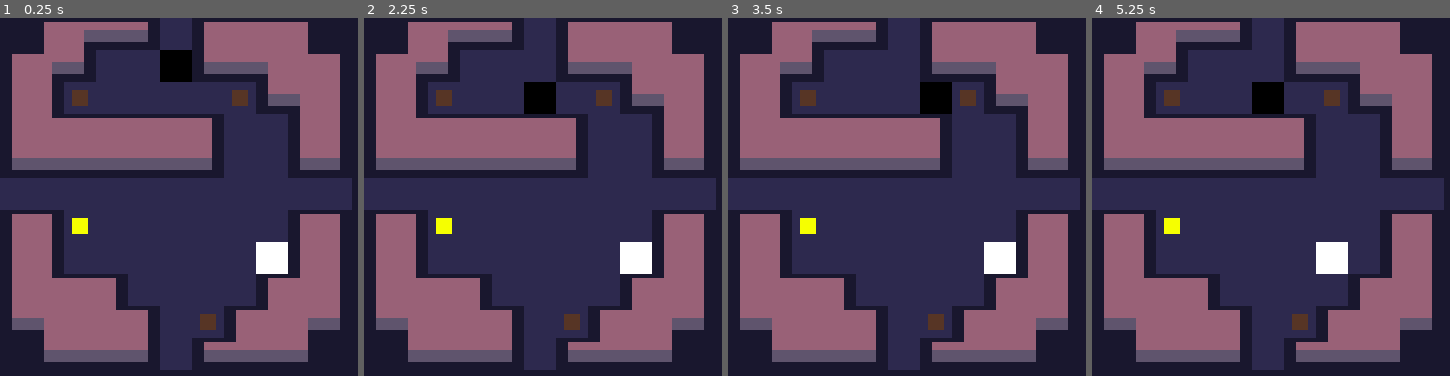
Above: before the commit, frames 1-4 (left to right).
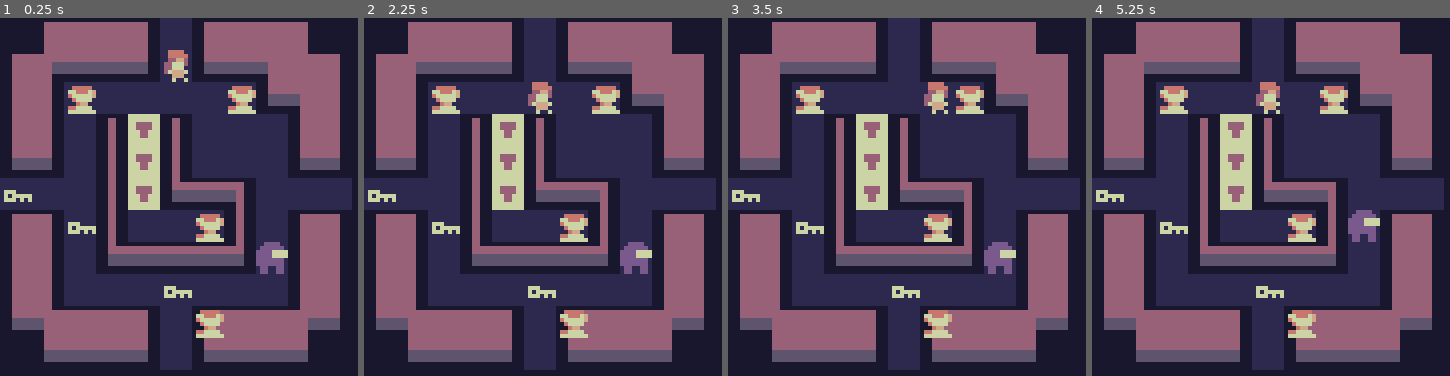
Above: after the commit, the same moments.

Repository: croobat/lacking-light
Game: Godot game, scene res://scenes/Main/SceneHandler.tscn
Same seed, same stepped clock (60 frames per second), same inputs: the game is played once before the commit and once after it.
Inputs:
- Up to frame 1 (0.25 s): no input
- Up to frame 2 (2.25 s): tap Enter at 0.5, 2 s; hold Right (ui_right) 0.53-1.28 s; tap Space at 1.25 s; hold Down (ui_down) 1.28-2.03 s; hold Right (ui_right) from 2.03 s (still down)
- Up to frame 3 (3.5 s): tap Space at 2.75 s; release Right (ui_right) at 2.78 s; hold Up (ui_up) from 2.78 s (still down)
- Up to frame 4 (5.25 s): tap Enter at 3.5 s; release Up (ui_up) at 3.53 s; hold Left (ui_left) 3.53-5.03 s; tap Space at 4.25 s; hold Down (ui_down) from 5.03 s (still down)

The runs differ from the first frame. In frame 1, 28% of the frame differs, in the area x 1-84%, y 3-91%; in frame 2, 28%; in frame 3, 28%; in frame 4, 28%.

Commit message:
Finished items pt.1

Diff:
--- a/source/scenes/Enemigos/Enemy.tscn
+++ b/source/scenes/Enemigos/Enemy.tscn
@@ -1,15 +1,17 @@
-[gd_scene load_steps=2 format=2]
+[gd_scene load_steps=4 format=2]
 
 [ext_resource path="res://scenes/Enemigos/Enemy.gd" type="Script" id=1]
+[ext_resource path="res://assets/spritesheet.png" type="Texture" id=2]
+
+[sub_resource type="AtlasTexture" id=1]
+atlas = ExtResource( 2 )
+region = Rect2( 16, 8, 8, 8 )
 
 [node name="Enemy" type="Area2D"]
 script = ExtResource( 1 )
 
+[node name="Sprite" type="Sprite" parent="."]
+position = Vector2( 4, 4 )
+texture = SubResource( 1 )
+
 [node name="CollisionShape2D" type="CollisionShape2D" parent="."]
-
-[node name="ColorRect" type="ColorRect" parent="."]
-margin_right = 8.0
-margin_bottom = 8.0
-__meta__ = {
-"_edit_use_anchors_": false
-}
--- /dev/null
+++ b/source/scenes/Items/Door.gd
@@ -0,0 +1,11 @@
+extends Area2D
+
+func _ready():
+	connect("area_entered",self,"_on_Door_area_entered")
+
+func _on_Door_area_entered(area):
+	if Data.player["Key"] > 0:
+		Data.player["Key"]-=1
+		self.queue_free()
+	else:
+		pass
--- /dev/null
+++ b/source/scenes/Items/Door.tscn
@@ -0,0 +1,19 @@
+[gd_scene load_steps=2 format=2]
+
+[sub_resource type="RectangleShape2D" id=1]
+extents = Vector2( 3, 4 )
+
+[node name="Door" type="Area2D"]
+
+[node name="ColorRect" type="ColorRect" parent="."]
+anchor_bottom = 2.0
+margin_right = 8.0
+margin_bottom = 4.0
+color = Color( 0.34902, 0.0470588, 0.0470588, 1 )
+__meta__ = {
+"_edit_use_anchors_": false
+}
+
+[node name="CollisionShape2D" type="CollisionShape2D" parent="."]
+position = Vector2( 4, 2 )
+shape = SubResource( 1 )
--- a/source/scenes/Items/Key.tscn
+++ b/source/scenes/Items/Key.tscn
@@ -1,6 +1,11 @@
-[gd_scene load_steps=3 format=2]
+[gd_scene load_steps=5 format=2]
 
 [ext_resource path="res://scenes/Items/Key.gd" type="Script" id=1]
+[ext_resource path="res://assets/spritesheet.png" type="Texture" id=2]
+
+[sub_resource type="AtlasTexture" id=2]
+atlas = ExtResource( 2 )
+region = Rect2( 24, 0, 8, 8 )
 
 [sub_resource type="RectangleShape2D" id=1]
 extents = Vector2( 4, 4 )
@@ -8,15 +13,9 @@
 [node name="Key" type="Area2D"]
 script = ExtResource( 1 )
 
-[node name="ColorRect" type="ColorRect" parent="."]
-margin_left = 2.0
-margin_top = 2.0
-margin_right = 6.0
-margin_bottom = 6.0
-color = Color( 0.968627, 1, 0, 1 )
-__meta__ = {
-"_edit_use_anchors_": false
-}
+[node name="Sprite" type="Sprite" parent="."]
+position = Vector2( 4, 4 )
+texture = SubResource( 2 )
 
 [node name="CollisionShape2D" type="CollisionShape2D" parent="."]
 position = Vector2( 4, 4 )
--- a/source/scenes/Items/Oil.tscn
+++ b/source/scenes/Items/Oil.tscn
@@ -1,6 +1,11 @@
-[gd_scene load_steps=3 format=2]
+[gd_scene load_steps=5 format=2]
 
 [ext_resource path="res://scenes/Items/Oil.gd" type="Script" id=1]
+[ext_resource path="res://assets/spritesheet.png" type="Texture" id=2]
+
+[sub_resource type="AtlasTexture" id=2]
+atlas = ExtResource( 2 )
+region = Rect2( 32, 0, 8, 8 )
 
 [sub_resource type="RectangleShape2D" id=1]
 extents = Vector2( 2.875, 2.875 )
@@ -8,15 +13,9 @@
 [node name="Oil" type="Area2D"]
 script = ExtResource( 1 )
 
-[node name="ColorRect" type="ColorRect" parent="."]
-margin_left = 2.0
-margin_top = 2.0
-margin_right = 6.0
-margin_bottom = 6.0
-color = Color( 0.345098, 0.211765, 0.14902, 1 )
-__meta__ = {
-"_edit_use_anchors_": false
-}
+[node name="Sprite" type="Sprite" parent="."]
+position = Vector2( 4, 4 )
+texture = SubResource( 2 )
 
 [node name="CollisionShape2D" type="CollisionShape2D" parent="."]
 position = Vector2( 4, 4 )
--- /dev/null
+++ b/source/scenes/Items/Torch.tscn
@@ -0,0 +1,20 @@
+[gd_scene load_steps=4 format=2]
+
+[ext_resource path="res://assets/spritesheet.png" type="Texture" id=1]
+
+[sub_resource type="AtlasTexture" id=1]
+atlas = ExtResource( 1 )
+region = Rect2( 32, 0, 8, 8 )
+
+[sub_resource type="RectangleShape2D" id=2]
+extents = Vector2( 6, 4 )
+
+[node name="Torch" type="Area2D"]
+
+[node name="Sprite" type="Sprite" parent="."]
+position = Vector2( 4, 4 )
+texture = SubResource( 1 )
+
+[node name="CollisionShape2D" type="CollisionShape2D" parent="."]
+position = Vector2( 2, 4 )
+shape = SubResource( 2 )
--- a/source/scenes/Main/SceneHandler.tscn
+++ b/source/scenes/Main/SceneHandler.tscn
@@ -1,12 +1,13 @@
-[gd_scene load_steps=8 format=2]
+[gd_scene load_steps=9 format=2]
 
 [ext_resource path="res://scenes/Player/Player.tscn" type="PackedScene" id=1]
 [ext_resource path="res://scenes/Main/SceneHandler.gd" type="Script" id=2]
 [ext_resource path="res://scenes/Enemigos/Enemy.tscn" type="PackedScene" id=3]
-[ext_resource path="res://scenes/Maps/room0.tscn" type="PackedScene" id=4]
+[ext_resource path="res://scenes/Maps/roomfinish.tscn" type="PackedScene" id=4]
 [ext_resource path="res://scenes/Items/Oil.tscn" type="PackedScene" id=5]
 [ext_resource path="res://scenes/Items/Key.tscn" type="PackedScene" id=6]
 [ext_resource path="res://scenes/Maps/Map.gd" type="Script" id=7]
+[ext_resource path="res://scenes/Items/Torch.tscn" type="PackedScene" id=8]
 
 [node name="SceneHandler" type="Node"]
 script = ExtResource( 2 )
@@ -31,3 +32,12 @@
 
 [node name="Player" parent="." instance=ExtResource( 1 )]
 position = Vector2( 40, 8 )
+
+[node name="Torch" parent="." instance=ExtResource( 8 )]
+position = Vector2( 48, 48 )
+
+[node name="Key2" parent="." instance=ExtResource( 6 )]
+position = Vector2( 40, 64 )
+
+[node name="Key" parent="Key2" instance=ExtResource( 6 )]
+position = Vector2( -40, -24 )
--- a/source/scenes/Maps/Map.gd
+++ b/source/scenes/Maps/Map.gd
@@ -3,6 +3,9 @@
 
 
 func _on_Player_move():
+	used_cells = get_used_cells_by_id(1)
+	_add_points()
+	_connect_points()
 	var Player_pos = world_to_map(Player.global_position)
 	var Enemy_pos = world_to_map(Enemy.global_position)
 
--- a/source/scenes/Maps/roomfinish.tscn
+++ b/source/scenes/Maps/roomfinish.tscn
@@ -7,4 +7,4 @@
 cell_size = Vector2( 8, 8 )
 cell_custom_transform = Transform2D( 8, 0, 0, 8, 0, 0 )
 format = 1
-tile_data = PoolIntArray( 1, 0, 8, 2, 0, 10, 3, 0, 10, 4, 0, …(446 unchanged characters)… 83, 196610, 1, 0, 196611, 0, 0, 196612, 1, 0, 196613, 0, 0, 196614, 1, 0, 196615, 1, 0, 196616, 1, 0, 196617, 0, 65544, 196618, 0, 131083, 262144, 0, 196616, 262145, 0, 196619, 262146, 1, 0, 262147, 0, 65536, 262148, 1, 0, 262149, 0, 65536, 262150, 1, 0, 262151, 1, 0, 262152, 1, 0, 262153, 0, 196616, 262154, 0, 196619, 327680, 1, 0, 327681, 1, 0, 327682, 1, 0, 327683, 0, 65536, 327684, 1, 0, 327685, 0, 131073, 327686, 0, 19661 …(936 unchanged characters)…
+tile_data = PoolIntArray( 1, 0, 8, 2, 0, 10, 3, 0, 10, 4, 0, …(446 unchanged characters)… 83, 196610, 1, 0, 196611, 0, 0, 196612, 2, 0, 196613, 0, 0, 196614, 1, 0, 196615, 1, 0, 196616, 1, 0, 196617, 0, 65544, 196618, 0, 131083, 262144, 0, 196616, 262145, 0, 196619, 262146, 1, 0, 262147, 0, 65536, 262148, 2, 0, 262149, 0, 65536, 262150, 1, 0, 262151, 1, 0, 262152, 1, 0, 262153, 0, 196616, 262154, 0, 196619, 327680, 1, 0, 327681, 1, 0, 327682, 1, 0, 327683, 0, 65536, 327684, 2, 0, 327685, 0, 131073, 327686, 0, 19661 …(936 unchanged characters)…
--- a/source/scenes/Maps/tileset.tres
+++ b/source/scenes/Maps/tileset.tres
@@ -40,3 +40,17 @@
 1/shape_one_way_margin = 0.0
 1/shapes = [  ]
 1/z_index = 0
+2/name = "spritesheet.png 2"
+2/texture = ExtResource( 1 )
+2/tex_offset = Vector2( 0, 0 )
+2/modulate = Color( 1, 1, 1, 1 )
+2/region = Rect2( 24, 8, 8, 8 )
+2/tile_mode = 0
+2/occluder_offset = Vector2( 0, 0 )
+2/navigation_offset = Vector2( 0, 0 )
+2/shape_offset = Vector2( 0, 0 )
+2/shape_transform = Transform2D( 1, 0, 0, 1, 0, 0 )
+2/shape_one_way = false
+2/shape_one_way_margin = 0.0
+2/shapes = [  ]
+2/z_index = 0
--- a/source/scenes/Player/Player.gd
+++ b/source/scenes/Player/Player.gd
@@ -2,10 +2,11 @@
 
 signal move
 var count = 0
+onready var map = get_parent().get_node("TileMap")
 onready var collider = get_node("RayCast2D")
 
 func _ready():
-	connect("move",get_parent().get_node("TileMap"),"_on_Player_move")
+	connect("move",map,"_on_Player_move")
 
 func _physics_process(delta):
 	#print(get_parent().get_node("Floor").get_cell(self.position.x/8,self.position.y/8))
@@ -15,9 +16,15 @@
 		count = 0
 
 func check_tile(posx,posy):
-	var tile = get_parent().get_node("TileMap").get_cell((self.position.x+posx)/8,(self.position.y+posy)/8)
+	var tile = map.get_cell((self.position.x+posx)/8,(self.position.y+posy)/8)
 	if tile == -1 or tile == 0:
 		return false
+	elif tile == 2:
+		if Data.player["Key"] > 0:
+			Data.player["Key"] -= 1
+			map.set_cell((self.position.x+posx)/8,(self.position.y+posy)/8,1)
+		else:
+			return false
 	else:
 		return true
 
--- a/source/scenes/Player/Player.tscn
+++ b/source/scenes/Player/Player.tscn
@@ -1,6 +1,11 @@
-[gd_scene load_steps=3 format=2]
+[gd_scene load_steps=5 format=2]
 
 [ext_resource path="res://scenes/Player/Player.gd" type="Script" id=1]
+[ext_resource path="res://assets/spritesheet.png" type="Texture" id=2]
+
+[sub_resource type="AtlasTexture" id=2]
+atlas = ExtResource( 2 )
+region = Rect2( 16, 0, 8, 8 )
 
 [sub_resource type="RectangleShape2D" id=1]
 extents = Vector2( 4, 4 )
@@ -8,21 +13,10 @@
 [node name="Player" type="Area2D"]
 script = ExtResource( 1 )
 
-[node name="ColorRect" type="ColorRect" parent="."]
-margin_right = 8.0
-margin_bottom = 8.0
-color = Color( 0, 0, 0, 1 )
-__meta__ = {
-"_edit_use_anchors_": false
-}
+[node name="Sprite" type="Sprite" parent="."]
+position = Vector2( 4, 4 )
+texture = SubResource( 2 )
 
 [node name="CollisionShape2D" type="CollisionShape2D" parent="."]
 position = Vector2( 4, 4 )
 shape = SubResource( 1 )
-
-[node name="RayCast2D" type="RayCast2D" parent="."]
-position = Vector2( 4, 4 )
-enabled = true
-cast_to = Vector2( 0, 2 )
-collision_mask = 2
-collide_with_areas = true
